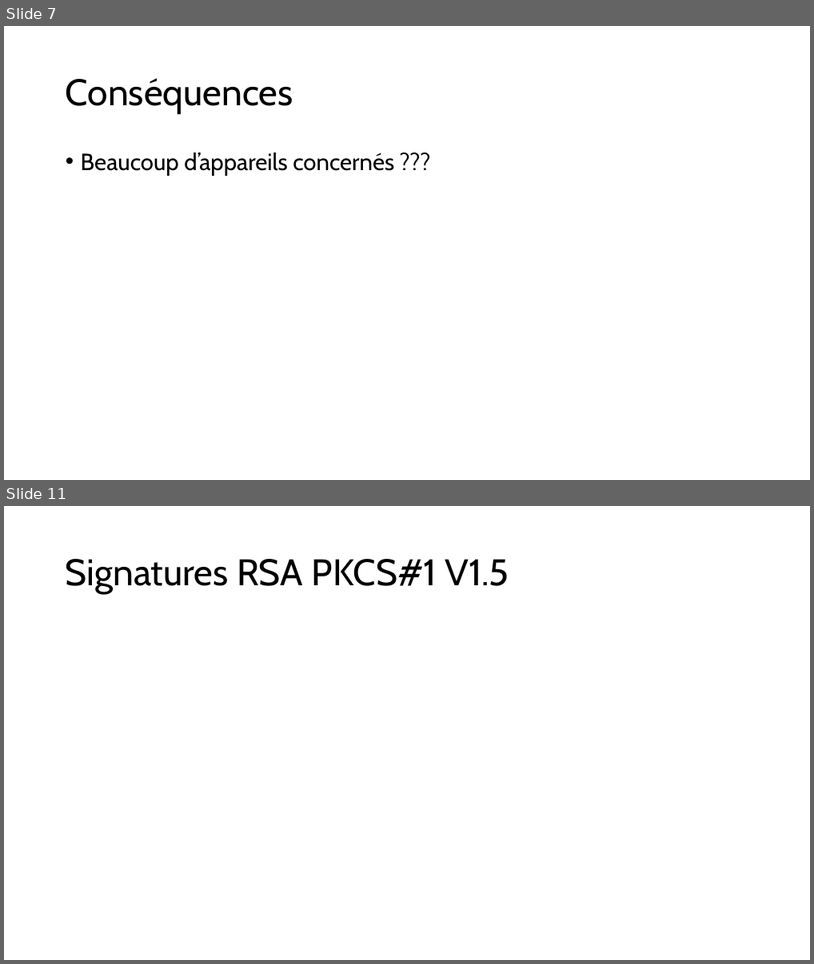
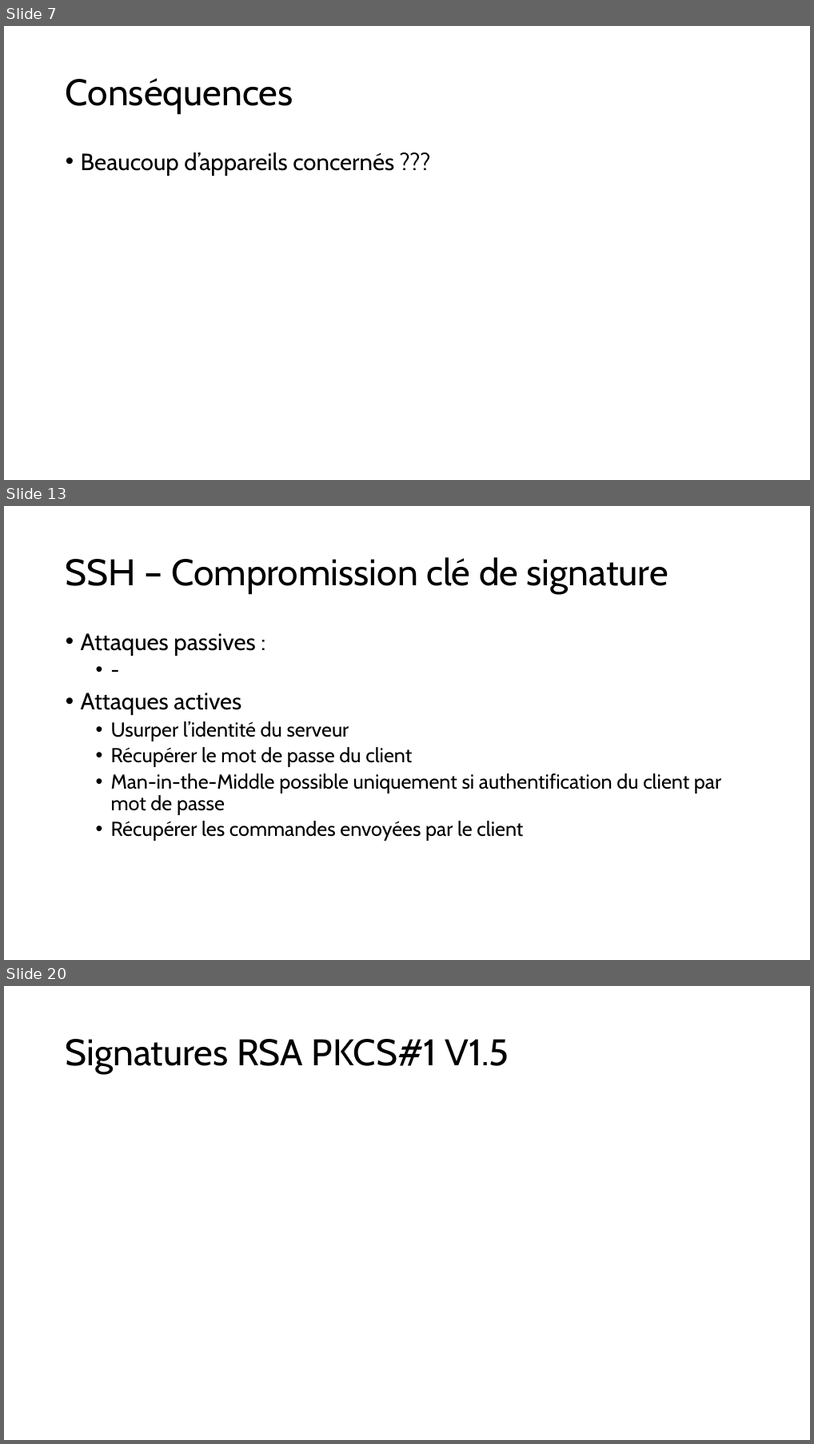
Before and after one commit to JustinFerrara14/SSE, a slide deck: SSELaticeAttackFerrara.pptx. Shown one above the other, each under a label of ours: slides 7 and 11 before the commit, slides 7, 13 and 20 after it; the slides between them are not shown. The pictures are 814x964 and 814x1444 pixels, drawn with LibreOffice and Linux fonts; fonts in the diff are those of the drawing; grey boxes stand for pictures. Boxes give left, top, right and bottom in pixels: in the first picture for what was removed or moved away, otherwise in the second. Text is boxed around its words. In the diff, an @@ line names an element or a change of style, - is before the commit and + after.

```diff
--- a/SSELaticeAttackFerrara.pptx
+++ b/SSELaticeAttackFerrara.pptx
@@ slide 13 added at [4,506,810,960], background #FFFFFF @@
@@ title added at [66,557,669,594], 44 pt, text #000000 @@
+SSH – Compromission clé de signature
@@ text added at [81,633,722,840], 24 pt, text #000000 @@
+• Attaques passives :
+  • -
+• Attaques actives
+  • Usurper l’identité du serveur
+  • Récupérer le mot de passe du client
+  • Man-in-the-Middle possible uniquement si authentification du client par mot de passe
+  • Récupérer les commandes envoyées par le client
@@ what was slide 11 is now slide 20 @@
```
Also in this commit, not shown: 7 slides changed, 11 other slides added, 2 slides removed, 3 other files.
